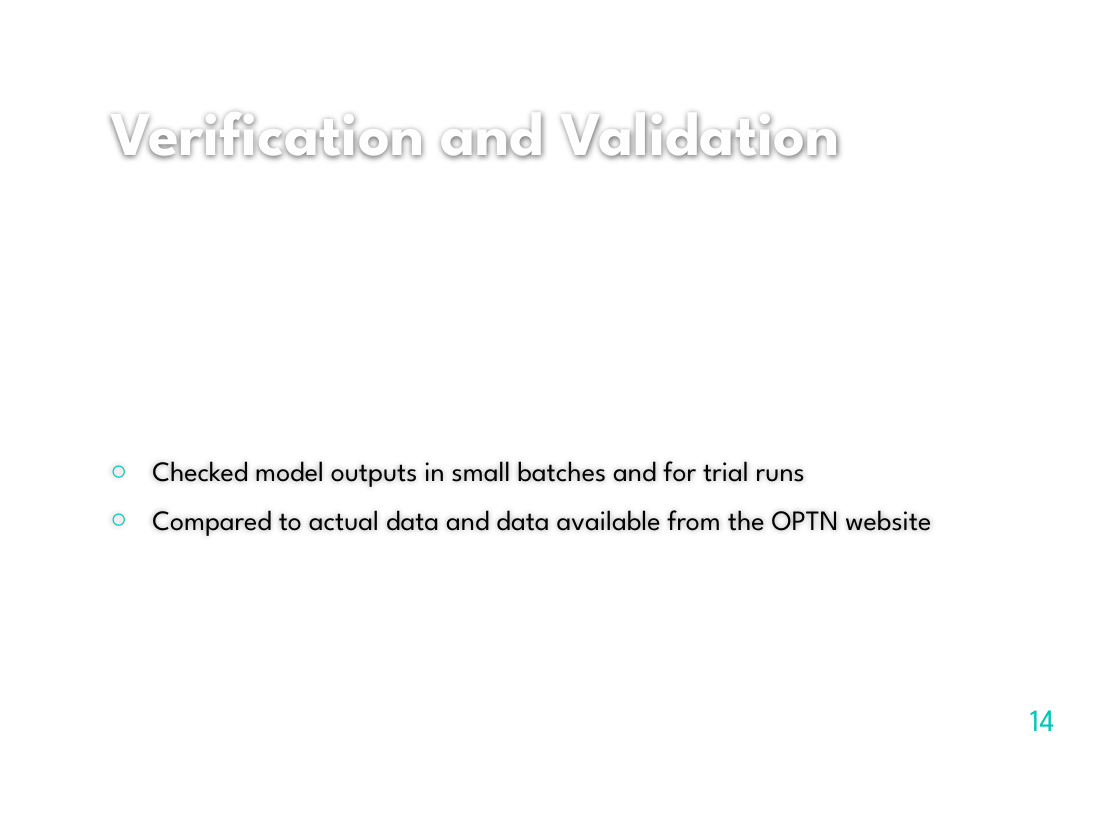
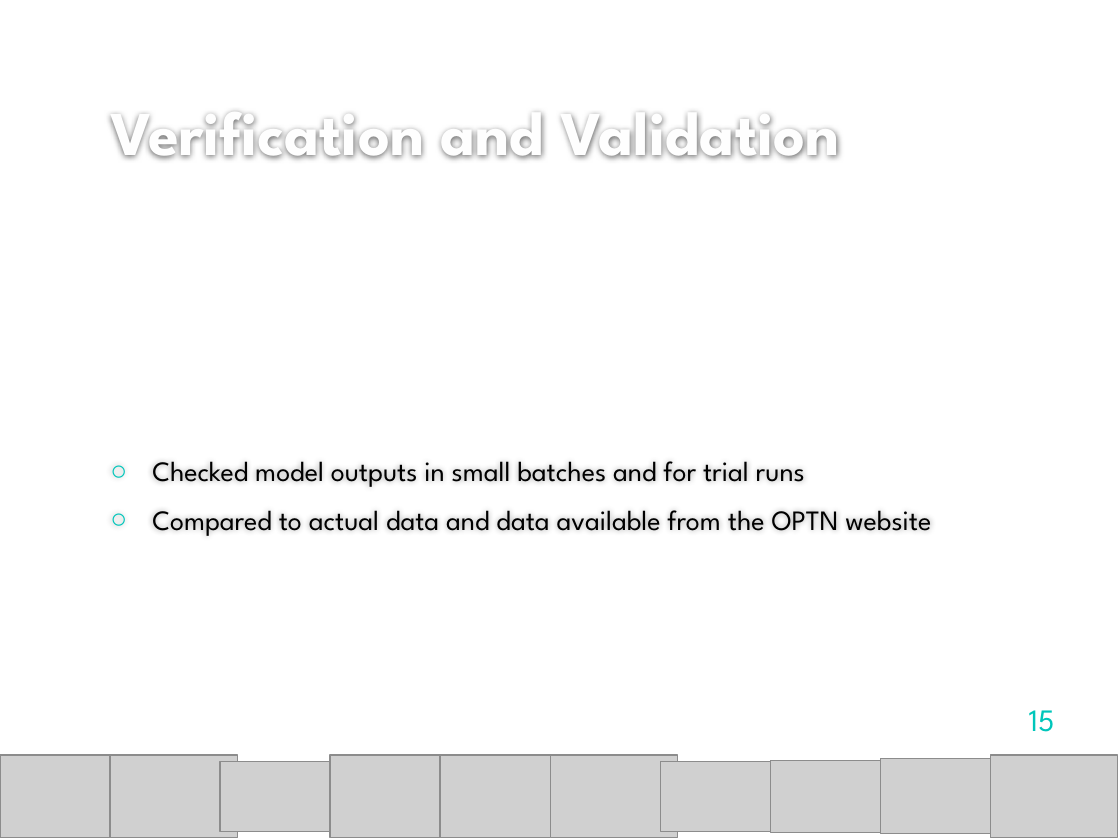
Before and after one commit to ceharvs/waitinglist, a slide deck: slide 15 of Harvey_Presentation.pptx (slide 14 before the commit). Drawn at 1120x840 pixels with LibreOffice and Linux fonts; fonts in the diff are those of the drawing; grey boxes stand for pictures; background and template pictures are left out. Boxes give left, top, right and bottom in pixels: in the first picture for what was removed or moved away, otherwise in the second. Text is boxed around its words. In the diff, an @@ line names an element or a change of style, - is before the commit and + after.

```diff
--- a/Harvey_Presentation.pptx
+++ b/Harvey_Presentation.pptx
@@ page number at [1029,710,1055,732]: text changed @@
-14
+15
@@ group added at [0,755,1118,838]: 10 pictures @@
```
Also in this commit, not shown: 4 other slides changed, 1 slide added, 1 other file.
